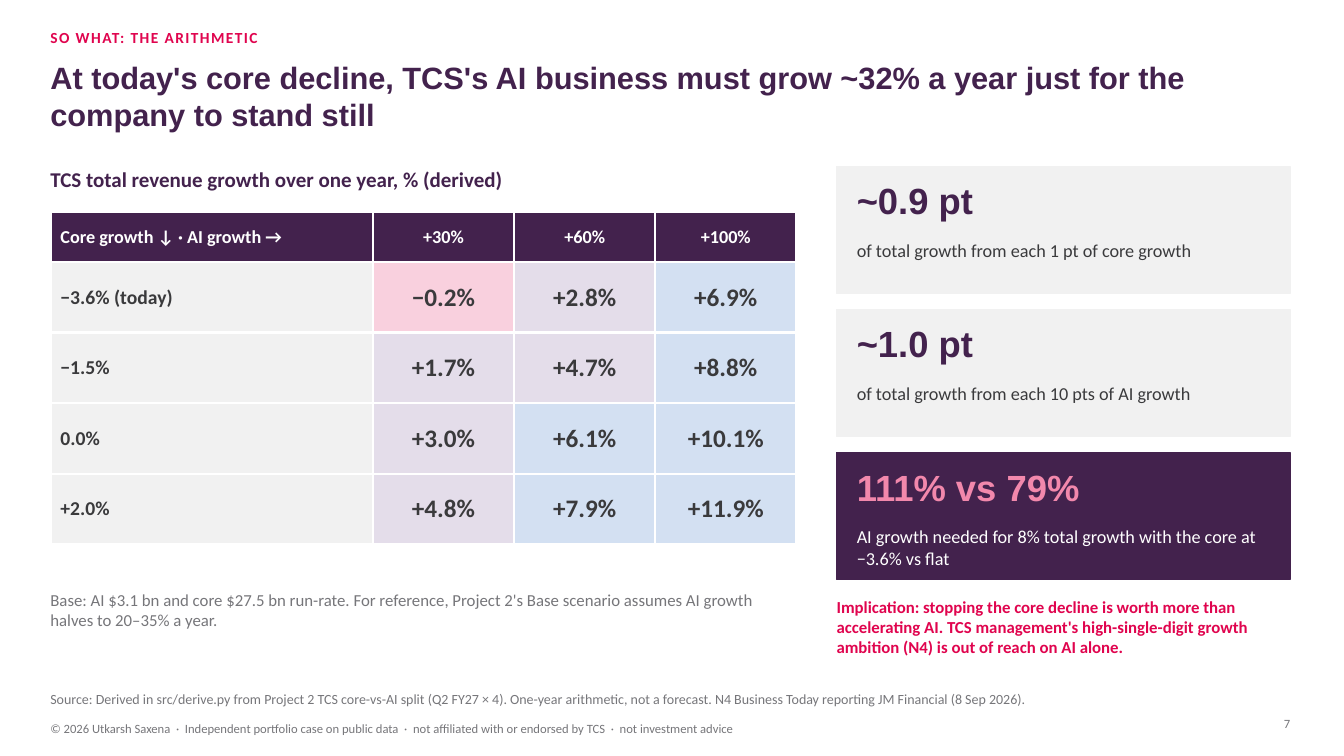
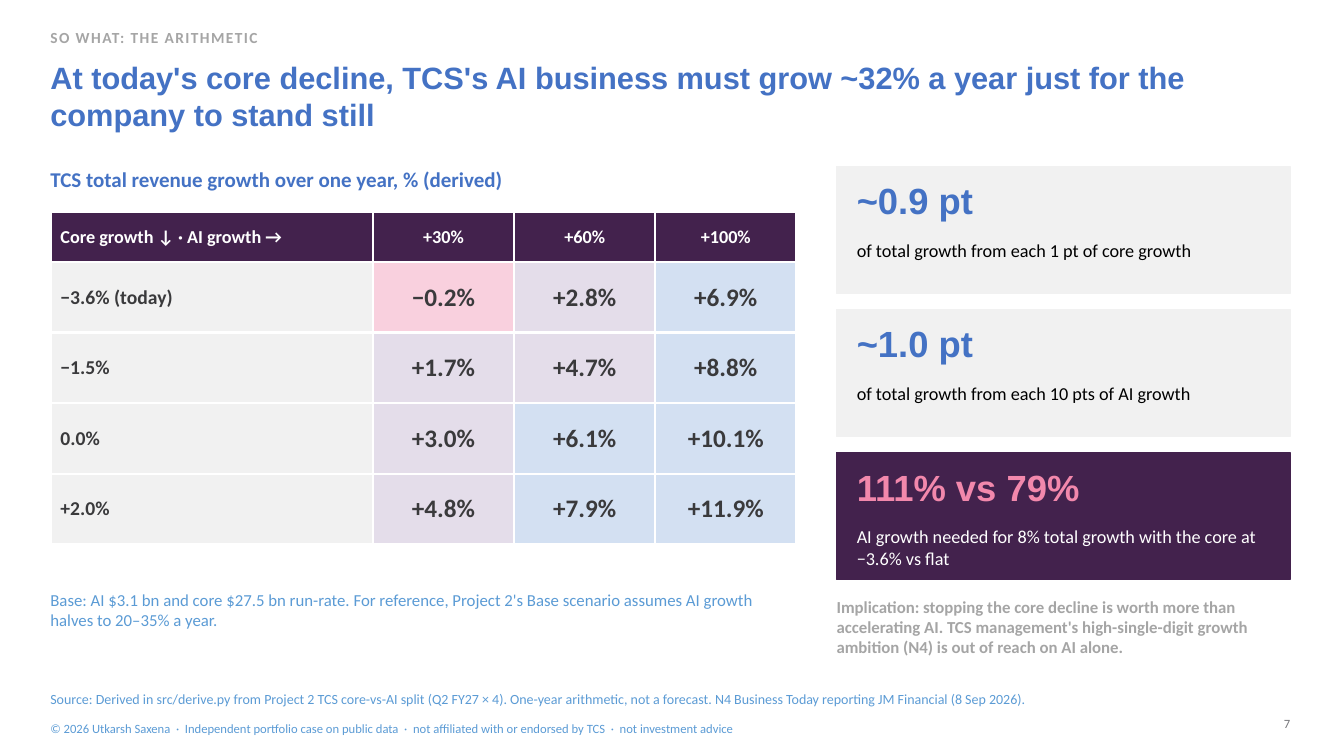
Before and after one commit to lokpriye96/ai-consulting-report-genai-services, a slide deck: slide 7 of outputs/TCS_AI_Deflation_Strategy.pptx. Drawn at 1344x756 pixels with LibreOffice and Linux fonts; fonts in the diff are those of the drawing. Boxes give left, top, right and bottom in pixels: in the first picture for what was removed or moved away, otherwise in the second. Text is boxed around its words. In the diff, an @@ line names an element or a change of style, - is before the commit and + after.

```diff
--- a/outputs/TCS_AI_Deflation_Strategy.pptx
+++ b/outputs/TCS_AI_Deflation_Strategy.pptx
@@ text "SO WHAT: THE ARITHMETIC" at box(50, 33, 258, 43): text colour #E0044E to #A5A5A5 @@
@@ text "of total growth from each ..." at box(857, 244, 1191, 260): text colour #3A3A3C to #000000 @@
@@ text colour #43224D to #4472C4 in 4 elements at box(50, 66, 1184, 131), box(50, 171, 502, 191), box(857, 188, 973, 222), box(857, 331, 973, 365) @@
@@ text "of total growth from each ..." at box(857, 387, 1191, 403): text colour #3A3A3C to #000000 @@
@@ text "Implication: stopping the core decline ..." at box(837, 601, 1248, 655): text colour #E0044E to #A5A5A5 @@
@@ text colour #76767A to #5B9BD5 in 3 elements at box(50, 594, 753, 629), box(50, 694, 1025, 707), box(64, 724, 733, 735) @@
```
Also in this commit, not shown: 11 other slides changed, 22 other files.
